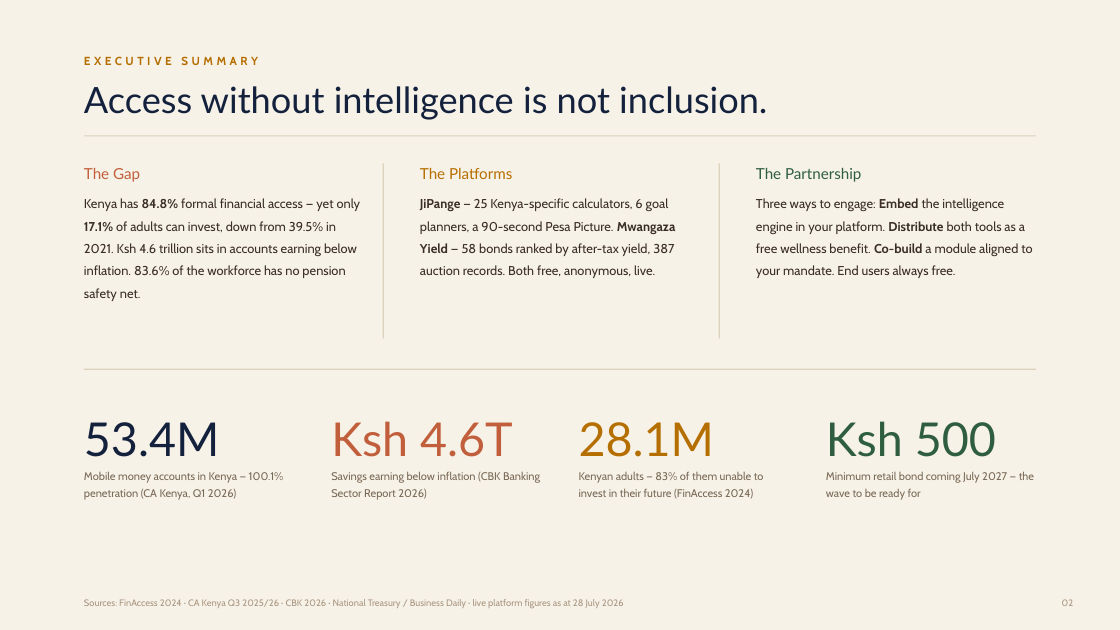
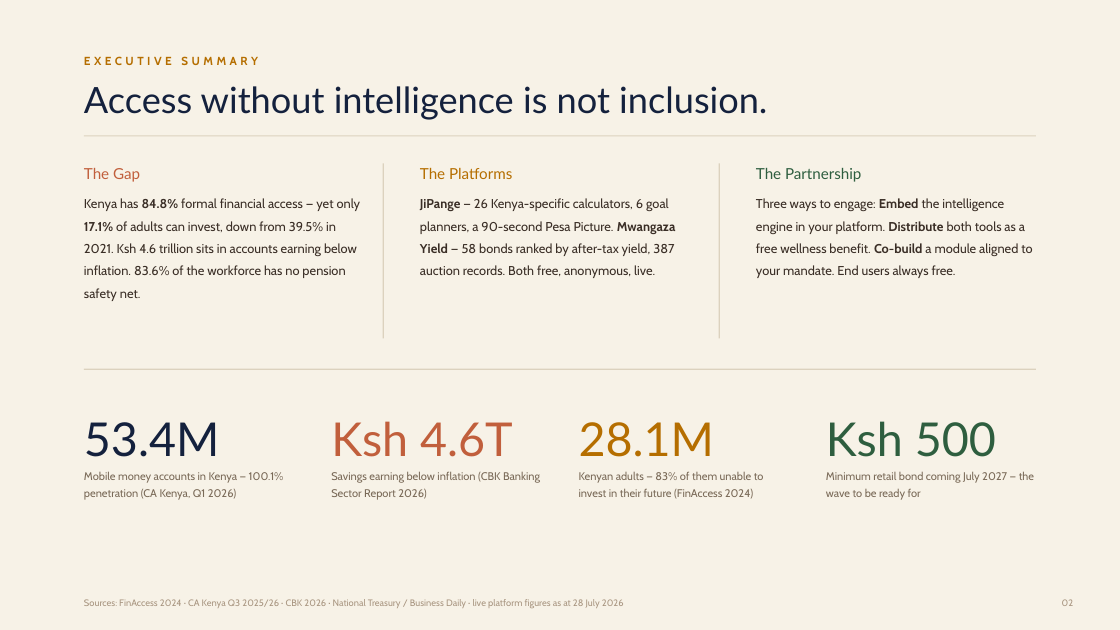
Before and after one commit to PapaDanico/JiPange, a slide deck: slide 2 of web/public/partners/jipange-mwangaza-partnership-deck.pptx. Drawn at 1120x630 pixels with LibreOffice and Linux fonts; fonts in the diff are those of the drawing. Boxes give left, top, right and bottom in pixels: in the first picture for what was removed or moved away, otherwise in the second. Text is boxed around its words. In the diff, an @@ line names an element or a change of style, - is before the commit and + after.

```diff
--- a/web/public/partners/jipange-mwangaza-partnership-deck.pptx
+++ b/web/public/partners/jipange-mwangaza-partnership-deck.pptx
@@ text at [420, 198, 676, 278]: text changed @@
-JiPange — 25 Kenya-specific calculators, 6 goal planners, a 90-second Pesa Picture. Mwangaza Yield — 58 bonds ranked by after-tax yield, 387 auction records. Both free, anonymous, live.
+JiPange — 26 Kenya-specific calculators, 6 goal planners, a 90-second Pesa Picture. Mwangaza Yield — 58 bonds ranked by after-tax yield, 387 auction records. Both free, anonymous, live.
```
Also in this commit, not shown: 6 other slides changed, 3 other files.
